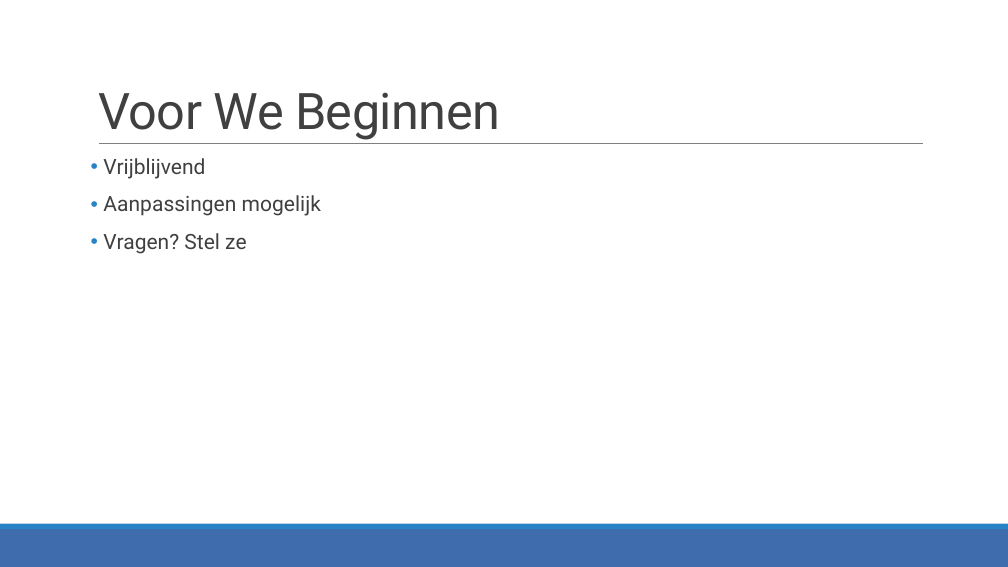
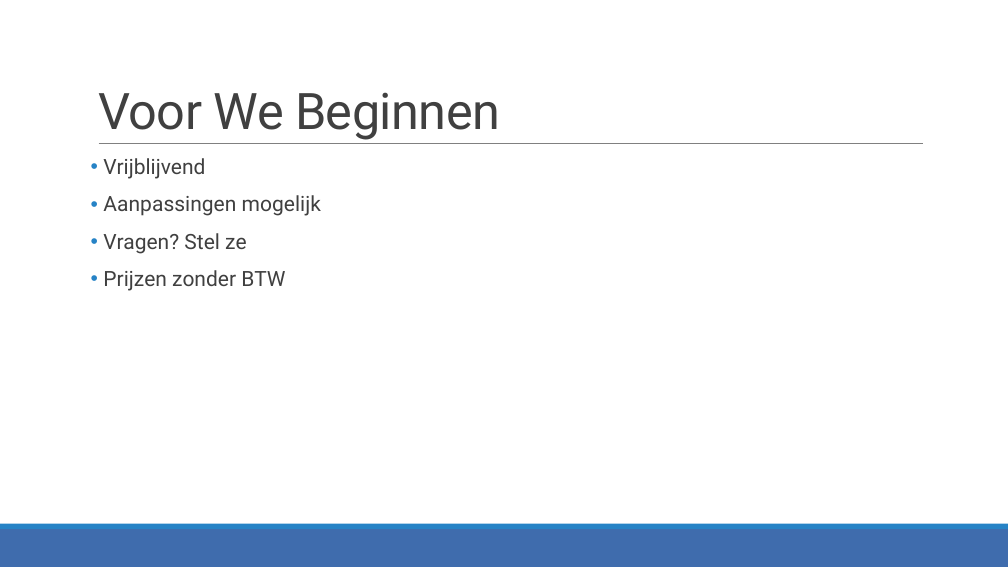
Before and after one commit to JensVL/projecten2, a slide deck: slide 2 of opdracht03/G24/Voorstelling G24.pptx. Drawn at 1008x567 pixels with LibreOffice and Linux fonts; fonts in the diff are those of the drawing. Boxes give left, top, right and bottom in pixels: in the first picture for what was removed or moved away, otherwise in the second. Text is boxed around its words. In the diff, an @@ line names an element or a change of style, - is before the commit and + after.

```diff
--- a/opdracht03/G24/Voorstelling G24.pptx
+++ b/opdracht03/G24/Voorstelling G24.pptx
@@ text at bbox=[103, 270, 285, 291]: paragraph added @@
+• Prijzen zonder BTW
```
Also in this commit, not shown: 1 slide added, 2 other files.
